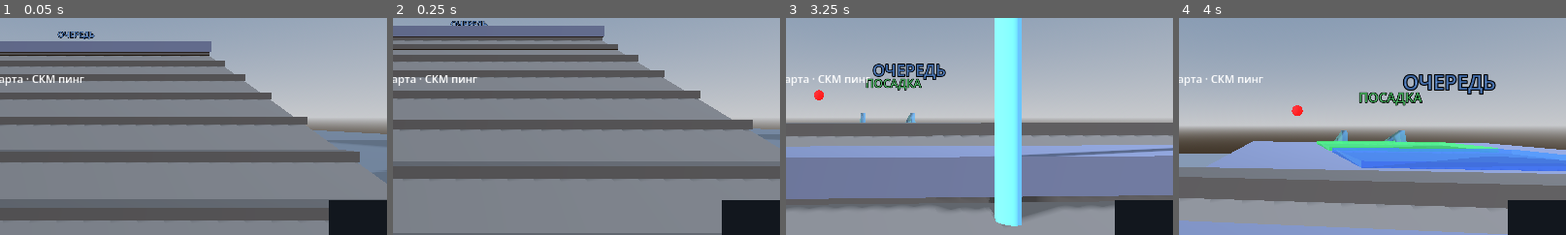
Above: before the commit, frames 1-4 (left to right).
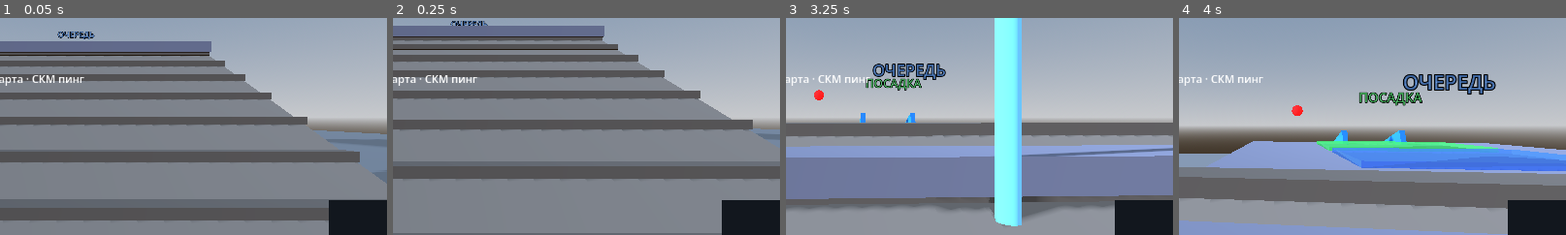
Above: after the commit, the same moments.

Repository: evangelipeep/Red-Wave
Game: Godot game, scene res://world/TestPlayground.tscn
The game is run twice, just before and just after one commit, with the same random seed, the same clock (stepped at 60 frames per second) and the same inputs. The project has no main scene, so this scene is started directly.
Inputs (mouse positions are % of the whole screen's width and height, from its top left):
- Up to frame 1 (0.05 s): no input
- Up to frame 2 (0.25 s): no input
- Up to frame 3 (3.25 s): tap Enter (ui_accept) at 0.5 s; move the mouse to (49, 52) at 0.52 s; hold Space (jump) 0.53-1.28 s; hold W (move_forward) 0.53-2.78 s; click (49, 52) at 0.67 s; move the mouse to (57, 51) at 1.27 s; tap Q (eat_meal) at 1.35 s; tap Space (jump) at 1.52, 1.55, 1.82, 2.3, 3.02, 3.05 s; move the mouse to (42, 49) at 2.02 s; hold E (eat_snack) 2.03-2.78 s; move the mouse to (51, 50) at 2.77 s; hold A (move_left) from 2.78 s (still down); tap Middle mouse button (ping) at 2.85 s; click (51, 50) at 2.92 s
- Up to frame 4 (4 s): tap Space (jump) at 3.32, 3.77, 3.8 s; move the mouse to (46, 48) at 3.52 s; release A (move_left) at 3.53 s; hold W (move_forward) from 3.53 s (still down); hold Shift (sprint) from 3.53 s (still down)
The pictures show only the part of the screen within x 40-90%, y 27-77%; the shares and areas given below are measured in that part.

The runs differ from the first frame. In frame 1, less than 0.1% of the frame differs, in the area x 84-98%, y 55-57%; in frame 2, less than 0.1%; in frame 3, 0.1%; in frame 4, 0.3%, in the area x 40-59%, y 51-58%.

Commit message:
fix(queue): очередь по присутствию в зоне (без запоминания хода) + непрозрачная горка
- горка теперь НЕПРОЗРАЧНАЯ (была alpha 0.45 — не видно), видно жёлоб
- ты «в очереди», только пока физически в зоне ОЖИДАНИЯ или ПОСАДКИ;
  ушёл из обеих → место теряется, ничего не запоминается (фикс: возвращался и ехал без очереди)
- заход на ПОСАДКУ: впереди никого → едешь честно; есть впереди → прыжок (штраф) или бан
- ход больше не «залипает» (убран персистентный _player_turn с таймером)

Co-Authored-By: Claude Opus 4.8 <noreply@anthropic.com>

Diff:
--- a/systems/slide/SlideRail.gd
+++ b/systems/slide/SlideRail.gd
@@ -27,15 +27,14 @@
 var _gravity: float = ProjectSettings.get_setting("physics/3d/default_gravity", 18.0)
 
 var _npc_queue: Array = []
-var _player_waiting: bool = false
-var _player_ref: PlayerController = null
+var _in_queue_zone: bool = false    # игрок физически в зоне ожидания
+var _in_board_zone: bool = false    # игрок физически в зоне посадки
+var _player_ref: PlayerController = null   # != null пока игрок «в очереди» (в любой из зон)
 var _player_ahead: int = 0
 var _player_wait: float = 0.0
 var _player_no_wait: bool = false
 var _player_legit: bool = false
-var _player_turn: bool = false      # очередь подошла (можно идти на посадку легитимно)
-var _player_turn_t: float = 0.0
-var _was_player_next: bool = false
+var _was_green: bool = false
 
 var _occupied: bool = false
 var _occupant: Object = null
@@ -110,8 +109,8 @@
 	_mount.add_child(cs)
 	add_child(_mount)
 	_mount.global_position = to_global(_top_local + QUEUE_BACK_OFFSET)
-	_mount.body_entered.connect(_on_mount_body_entered)
-	_mount.body_exited.connect(_on_mount_body_exited)
+	_mount.body_entered.connect(_on_queue_entered)
+	_mount.body_exited.connect(_on_queue_exited)
 
 	# Зона ПОСАДКИ (зашёл — поехал) — у самого старта горки.
 	_board_zone = Area3D.new()
@@ -124,6 +123,7 @@
 	add_child(_board_zone)
 	_board_zone.global_position = to_global(_top_local + BOARD_OFFSET)
 	_board_zone.body_entered.connect(_on_board_entered)
+	_board_zone.body_exited.connect(_on_board_exited)
 
 func board_point() -> Vector3:
 	return to_global(_top_local + BOARD_OFFSET)
@@ -199,7 +199,7 @@
 	tube.use_collision = true
 	add_child(tube)
 	tube.path_node = tube.get_path_to(_path)
-	tube.material = _make_material(Color(0.4, 0.7, 1.0, 0.45), true)
+	tube.material = _make_material(Color(0.2, 0.55, 0.95), false)   # непрозрачная — горку видно
 
 	var flow := CSGPolygon3D.new()
 	flow.name = "SlideWater"
@@ -330,27 +330,40 @@
 	var baked_len := _path.curve.get_baked_length()
 	return _path.to_global(_path.curve.sample_baked(clampf(t, 0.0, 1.0) * baked_len))
 
-# --- Игрок входит/выходит из очереди (зона посадки на земле). ---
-func _on_mount_body_entered(body: Node3D) -> void:
+# --- Очередь игрока: «в очереди», пока он физически в зоне ожидания ИЛИ посадки.
+# Ушёл из обеих зон → место в очереди теряется (ничего не запоминается). ---
+func _player_present() -> bool:
+	return _in_queue_zone or _in_board_zone
+
+func _on_queue_entered(body: Node3D) -> void:
 	if not (body is PlayerController):
 		return
-	if _player_waiting or _occupant == body:
-		return
-	var info: Dictionary = Slides.SLIDES.get(slide_id, {})
-	if info.get("extreme", false) and not WeightSystem.can_ride_extreme():
-		EventBus.toast.emit("Слишком большой вес (%.0f кг) — на горку не допускаем" % WeightSystem.kg)
-		return
-	_player_waiting = true
+	var was := _player_present()
+	_in_queue_zone = true
+	if not was:
+		_begin_wait(body)
+
+func _on_queue_exited(body: Node3D) -> void:
+	if body == _player_ref:
+		_in_queue_zone = false
+		if not _player_present():
+			_end_wait()
+
+func _on_board_exited(body: Node3D) -> void:
+	if body == _player_ref:
+		_in_board_zone = false
+		if not _player_present():
+			_end_wait()
+
+func _begin_wait(body: PlayerController) -> void:
 	_player_ref = body
-	_player_ahead = _npc_queue.size()
+	_player_ahead = _npc_queue.size()   # сколько NPC впереди в момент входа
 	_player_wait = 0.0
-
-func _on_mount_body_exited(body: Node3D) -> void:
-	# Если очередь подошла — выход к посадке не сбрасывает статус.
-	if body == _player_ref and not _player_turn:
-		_player_waiting = false
-		_player_ref = null
-		EventBus.queue_update.emit(slide_id, 0, false)
+	_player_legit = false
+
+func _end_wait() -> void:
+	_player_ref = null
+	EventBus.queue_update.emit(slide_id, 0, false)
 
 func _physics_process(delta: float) -> void:
 	_free_occupancy(delta)
@@ -361,18 +374,9 @@
 		_drive_npc(delta)
 	elif not _occupied:
 		_dispatch()
-	if _player_waiting:
+	if _player_ref != null:
 		_player_wait += delta
 		EventBus.queue_update.emit(slide_id, _player_ahead, true)
-	# Ход подошёл, но игрок не сел вовремя — теряет очередь.
-	if _player_turn:
-		_player_turn_t -= delta
-		if _player_turn_t <= 0.0:
-			_player_turn = false
-			_player_waiting = false
-			_player_ref = null
-			EventBus.queue_update.emit(slide_id, 0, false)
-			EventBus.toast.emit("Очередь подошла, но вы ушли — встаньте заново")
 
 func _free_occupancy(delta: float) -> void:
 	if not _occupied:
@@ -408,7 +412,7 @@
 		_occupy_t = 0.0
 		_npc_phase = 0
 		front.go_board(board_point())
-		if _player_waiting:
+		if _player_ref != null:
 			_player_ahead = maxi(_player_ahead - 1, 0)
 
 # NPC дошёл до посадки — поехал.
@@ -422,6 +426,11 @@
 func _on_board_entered(body: Node3D) -> void:
 	if not (body is PlayerController):
 		return
+	var was := _player_present()
+	_in_board_zone = true
+	if not was:
+		_begin_wait(body)   # пришёл прямо к посадке, минуя ожидание
+	# Занято кем-то — ждём.
 	if _occupied or _rider != null or _npc_rider != null:
 		EventBus.toast.emit("Занято — подождите")
 		return
@@ -429,10 +438,11 @@
 	if info.get("extreme", false) and not WeightSystem.can_ride_extreme():
 		EventBus.toast.emit("Слишком большой вес (%.0f кг) — на горку не допускаем" % WeightSystem.kg)
 		return
-	if _player_turn:
+	# Твоя очередь? (впереди никого) — едешь честно. Иначе это прыжок без очереди.
+	if _player_ahead <= 0:
 		_begin_player_ride(body, true)
 	elif RunState.queue_jump_banned:
-		EventBus.toast.emit("Охранник не пускает без очереди! Встаньте в очередь.")
+		EventBus.toast.emit("Охранник не пускает без очереди! Встаньте в очередь (впереди %d)." % _player_ahead)
 	else:
 		_begin_player_ride(body, false)
 		RunState.register_offense()
@@ -440,9 +450,9 @@
 func _begin_player_ride(p: PlayerController, legit: bool) -> void:
 	_player_legit = legit
 	_player_no_wait = legit and _player_wait < 4.0
-	_player_waiting = false
-	_player_turn = false
 	_player_ref = null
+	_in_queue_zone = false
+	_in_board_zone = false
 	_occupied = true
 	_occupant = p
 	_occupy_t = 0.0
@@ -486,17 +496,15 @@
 			done.end_cycle()
 
 func _update_light() -> void:
-	var player_next := _player_waiting and _player_ahead <= 0 and not _occupied \
+	var green := _player_ref != null and _player_ahead <= 0 and not _occupied \
 		and _rider == null and _npc_rider == null
 	if _light_green:
-		_light_green.visible = player_next
+		_light_green.visible = green
 	if _light_red:
-		_light_red.visible = not player_next
-	if player_next and not _was_player_next:
-		_player_turn = true
-		_player_turn_t = 12.0
-		EventBus.toast.emit("🟢 Ваша очередь — подойдите к посадке!")
-	_was_player_next = player_next
+		_light_red.visible = not green
+	if green and not _was_green:
+		EventBus.toast.emit("🟢 Ваша очередь — зайдите на ПОСАДКУ!")
+	_was_green = green
 
 func _finish() -> void:
 	var rider := _rider
